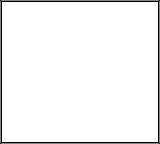
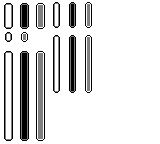
The second w=160, h=144 image is a revision of the first. Changes to its layers:
added layer "Paint Layer 3 Merged" (1st of 5) above "Paint Layer 3 Merged" over [0, 0, 128, 144]
added layer "Paint Layer 3 Merged" (2nd of 5) above "Paint Layer 3 Merged" over [0, 0, 160, 64]
added layer "Paint Layer 3 Merged" (3rd of 5) above "Paint Layer 3" over [0, 0, 128, 144]
hid "fullpanel" over [0, 0, 160, 144]
